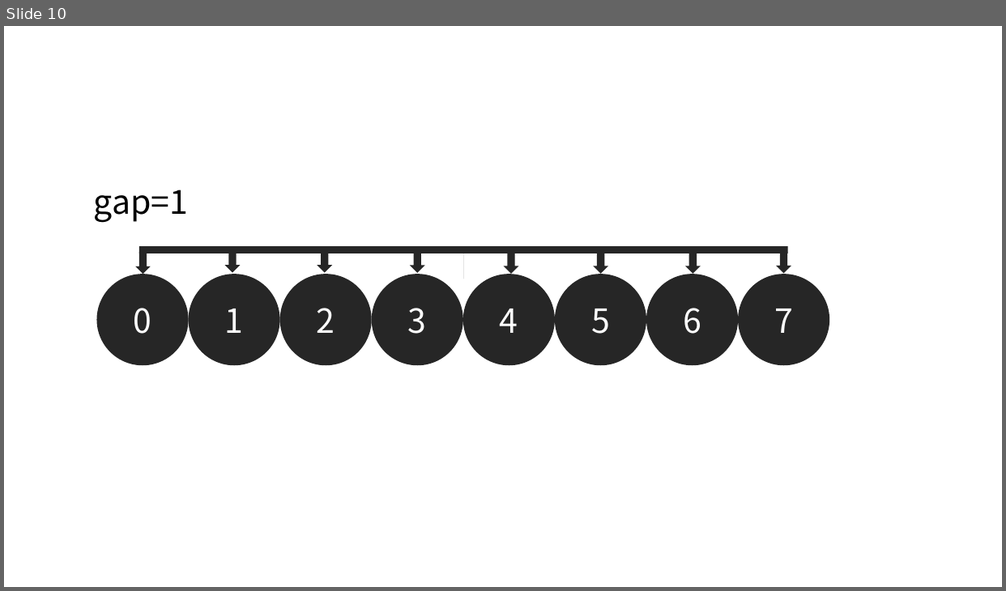
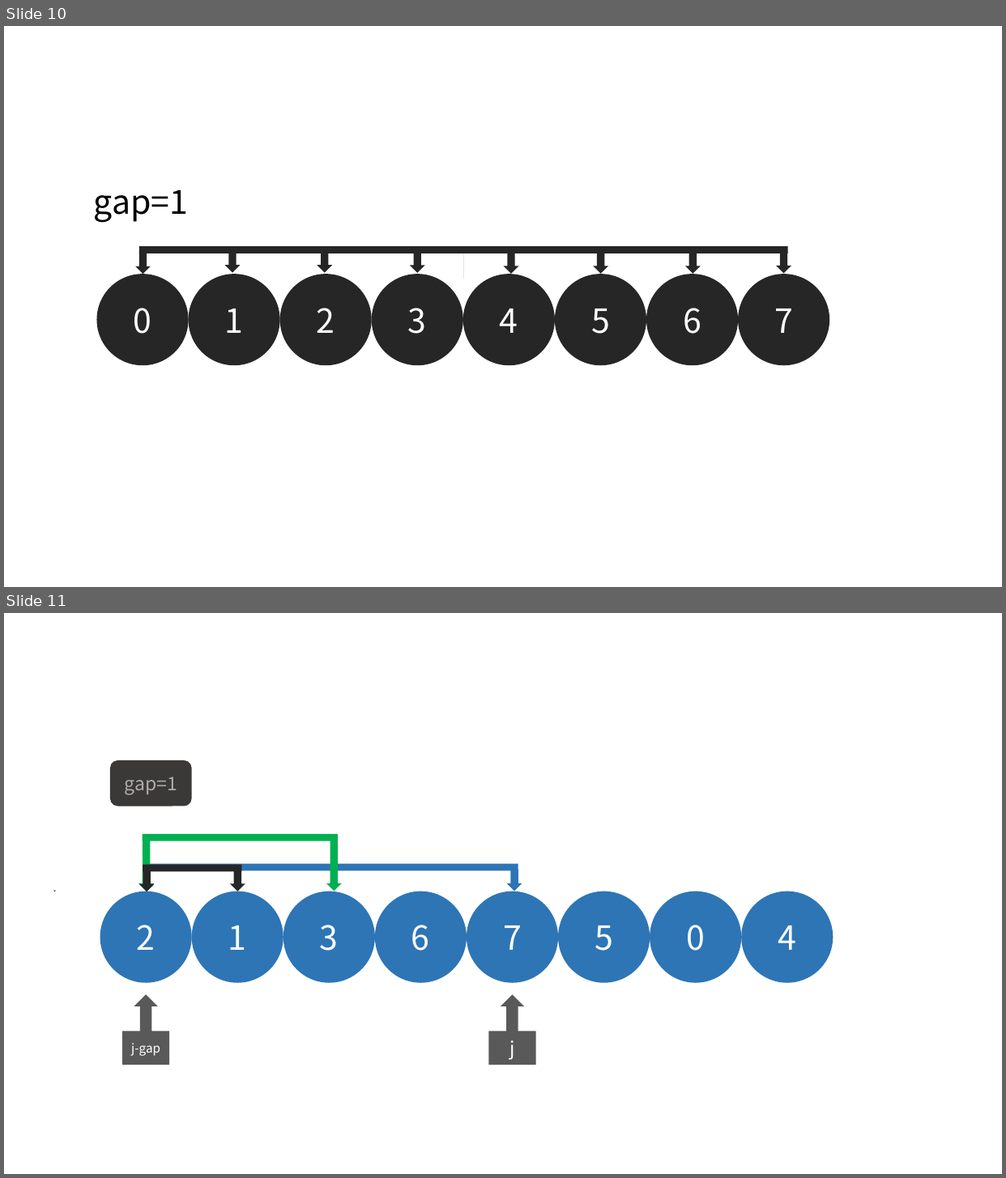
Before and after one commit to grayondream/algorithm-forth, a slide deck: ppt/sort.pptx. Shown one above the other, each under a label of ours: slide 10 before the commit, slides 10 and 11 after it. The pictures are 1006x591 and 1006x1178 pixels, drawn with LibreOffice and Linux fonts; fonts in the diff are those of the drawing. Boxes give left, top, right and bottom in pixels: in the first picture for what was removed or moved away, otherwise in the second. Text is boxed around its words. In the diff, an @@ line names an element or a change of style, - is before the commit and + after.

```diff
--- a/ppt/sort.pptx
+++ b/ppt/sort.pptx
@@ slide 11 added at (x1=4, y1=613, x2=1002, y2=1174), background #FFFFFF @@
@@ rounded rectangle added at (x1=110, y1=760, x2=192, y2=806), fill #3B3838, 18 pt, text #AFABAB @@
+gap=1
@@ freeform shape added at (x1=4, y1=825, x2=143, y2=891), fill #FFFFFF @@
@@ down arrow callout added at (x1=4, y1=834, x2=338, y2=867), fill #00B050 @@
@@ down arrow added at (x1=138, y1=839, x2=155, y2=891), fill #00B050 @@
@@ down arrow added at (x1=326, y1=839, x2=343, y2=891), fill #00B050 @@
@@ down arrow added at (x1=138, y1=870, x2=154, y2=892), fill #2E75B6 @@
@@ down arrow callout added at (x1=143, y1=864, x2=518, y2=897), fill #2E75B6 @@
@@ group added at (x1=4, y1=865, x2=245, y2=897): 3 down arrows, 1 down arrow callout @@
@@ down arrow added at (x1=507, y1=869, x2=522, y2=891), fill #2E75B6 @@
@@ ellipse added at (x1=100, y1=892, x2=191, y2=983), fill #2E75B6, 32 pt, text #FFFFFF @@
+2
@@ ellipse added at (x1=192, y1=892, x2=283, y2=983), fill #2E75B6, 32 pt, text #FFFFFF @@
+1
@@ ellipse added at (x1=283, y1=892, x2=374, y2=983), fill #2E75B6, 32 pt, text #FFFFFF @@
+3
@@ ellipse added at (x1=375, y1=892, x2=467, y2=983), fill #2E75B6, 32 pt, text #FFFFFF @@
+6
@@ ellipse added at (x1=467, y1=892, x2=558, y2=983), fill #2E75B6, 32 pt, text #FFFFFF @@
+7
@@ ellipse added at (x1=558, y1=892, x2=650, y2=983), fill #2E75B6, 32 pt, text #FFFFFF @@
+5
@@ ellipse added at (x1=650, y1=892, x2=741, y2=983), fill #2E75B6, 32 pt, text #FFFFFF @@
+0
@@ ellipse added at (x1=741, y1=892, x2=833, y2=983), fill #2E75B6, 32 pt, text #FFFFFF @@
+4
@@ up arrow callout added at (x1=122, y1=995, x2=169, y2=1065), fill #595959, 12 pt, text #FFFFFF @@
+j-gap
@@ up arrow callout added at (x1=489, y1=995, x2=536, y2=1065), fill #595959, 18 pt, text #FFFFFF @@
+j
```
Also in this commit, not shown: 1 other slide added, 40 other files.
